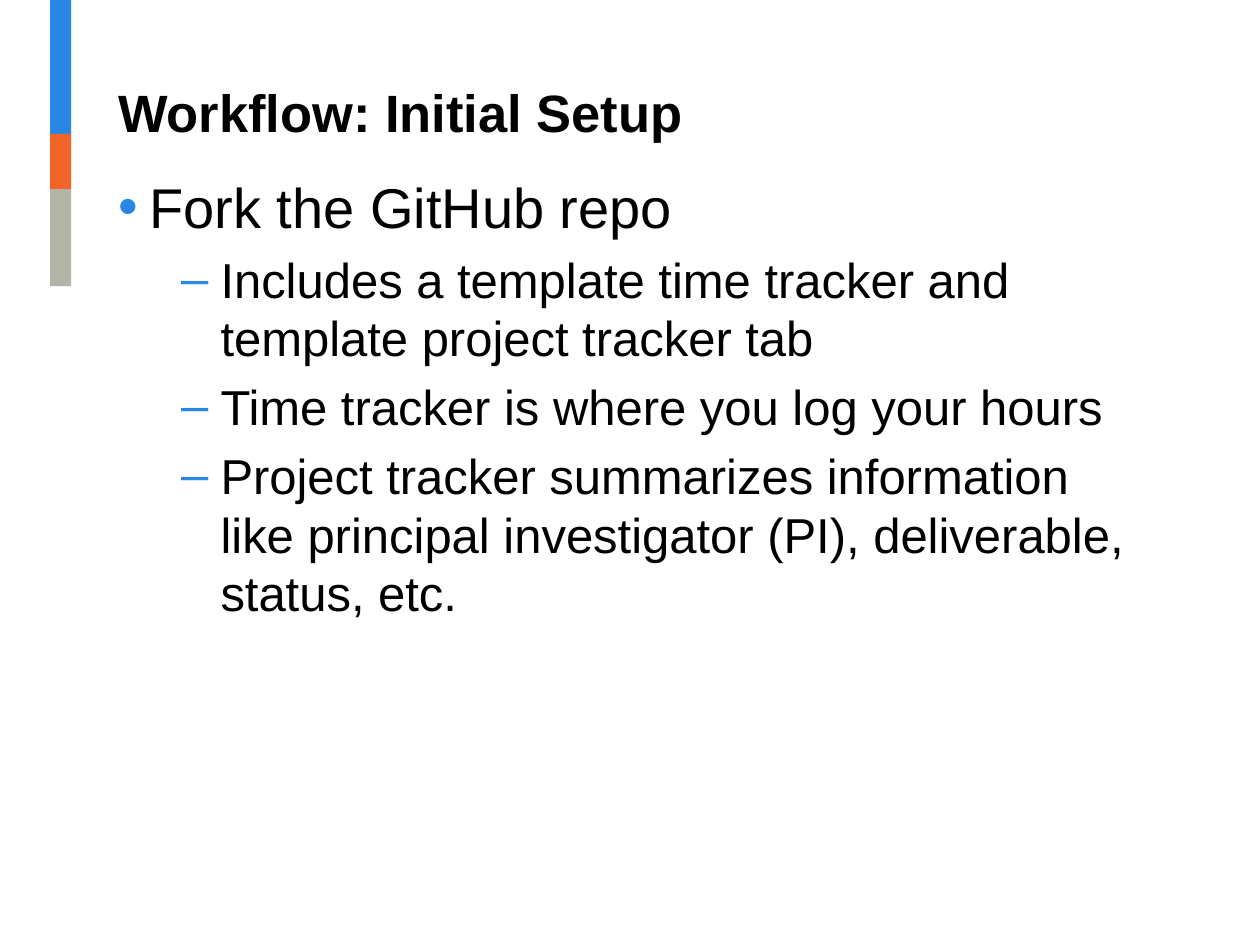
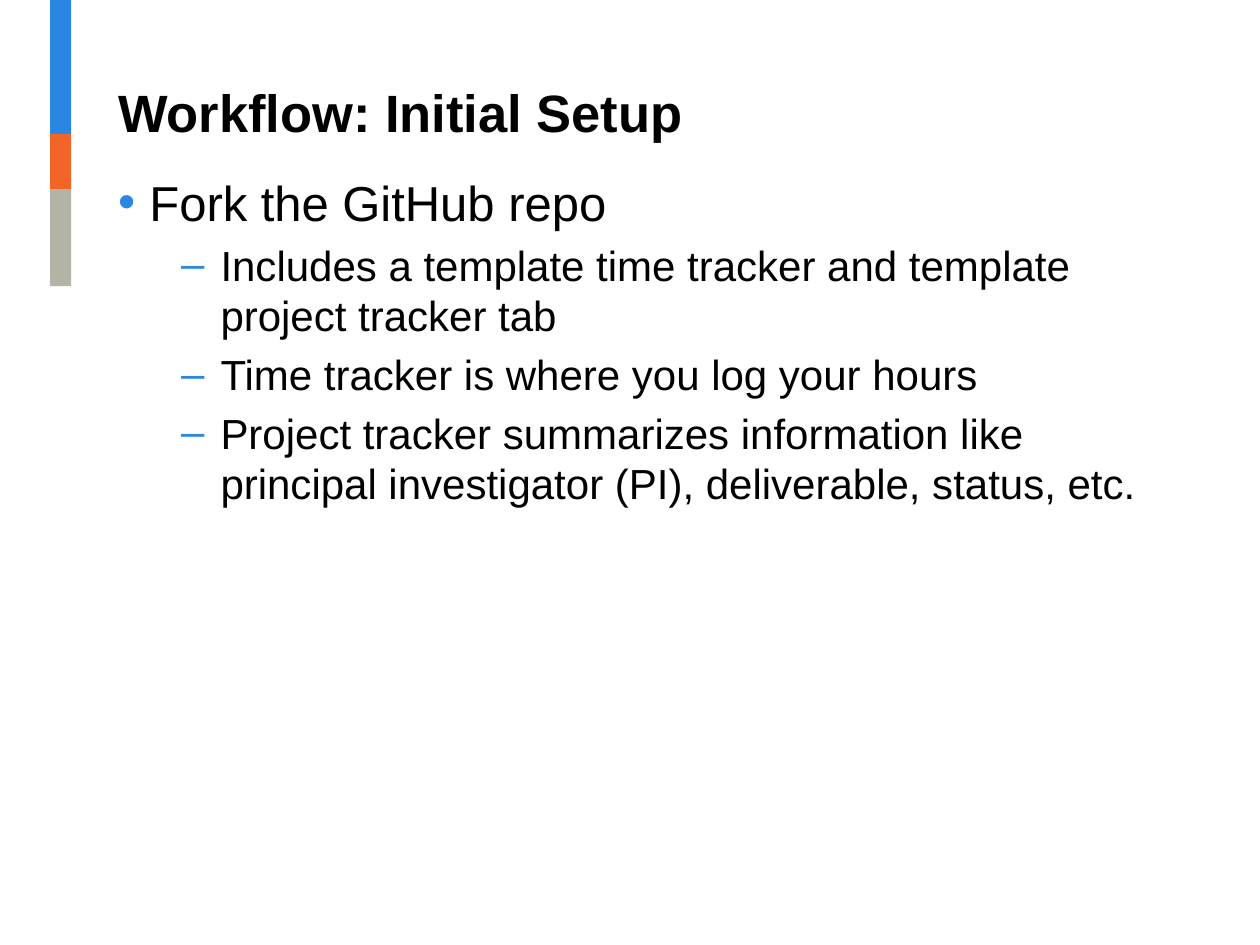
Before and after one commit to jalavery/timetrackR, a slide deck: slide 23 of RLadies timetrackR Presentation.pptx (slide 18 before the commit). Drawn at 1260x945 pixels with LibreOffice and Linux fonts; fonts in the diff are those of the drawing; background and template pictures are left out. Boxes give left, top, right and bottom in pixels: in the first picture for what was removed or moved away, otherwise in the second. Text is boxed around its words. In the diff, an @@ line names an element or a change of style, - is before the commit and + after.

Commit message:
Change label from Task to Phase for pie chart, finish presentation, remove separate data frames for active, inactive and upcoming projects

```diff
--- a/RLadies timetrackR Presentation.pptx
+++ b/RLadies timetrackR Presentation.pptx
@@ text "Fork the GitHub repo" at box(149, 185, 1136, 508): size 32 to 28 pt in "Fork the GitHub repo"; size 28 to 24 pt @@
```
Also in this commit, not shown: 6 other slides changed, 8 slides added, 1 slide removed, 4 other files.
